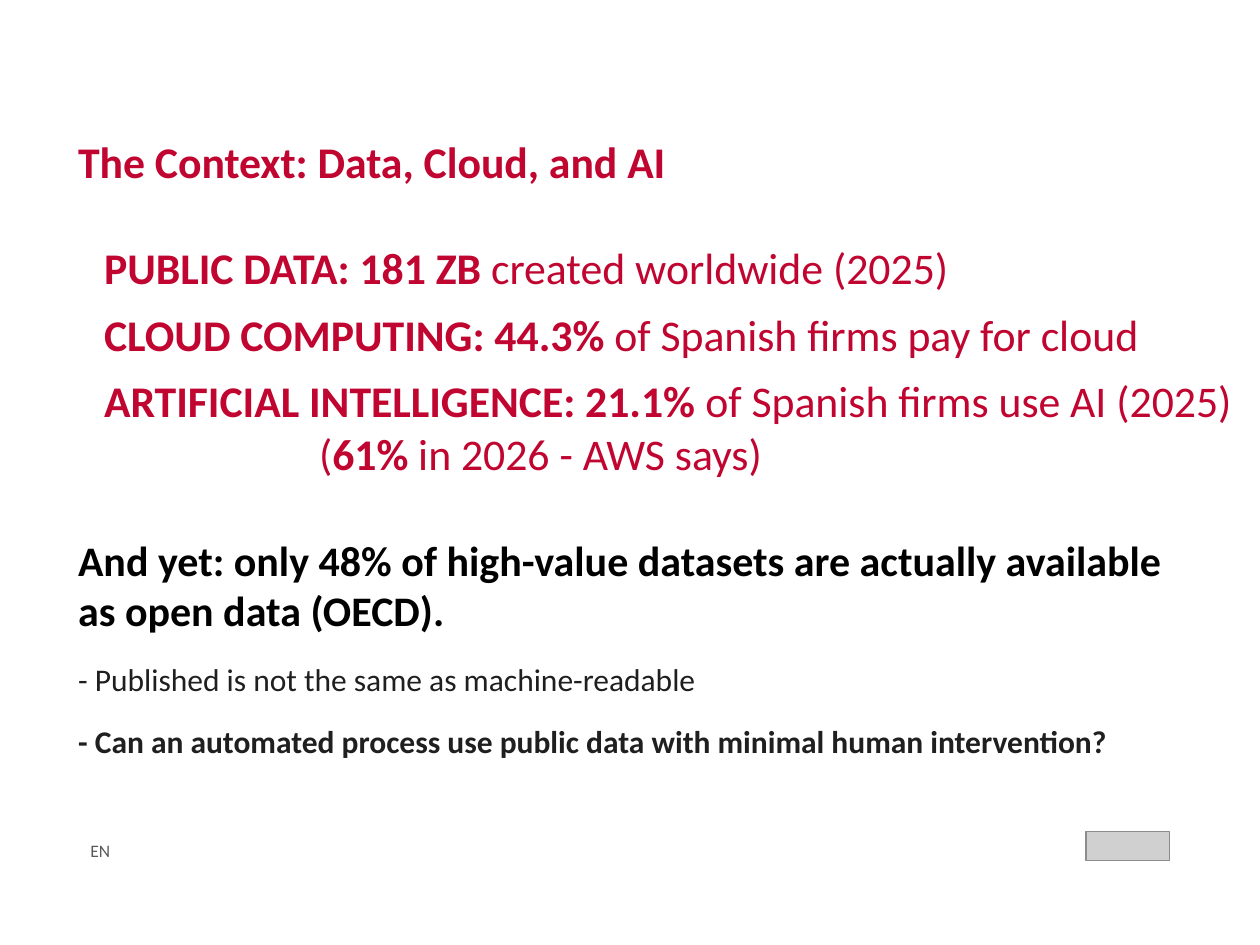
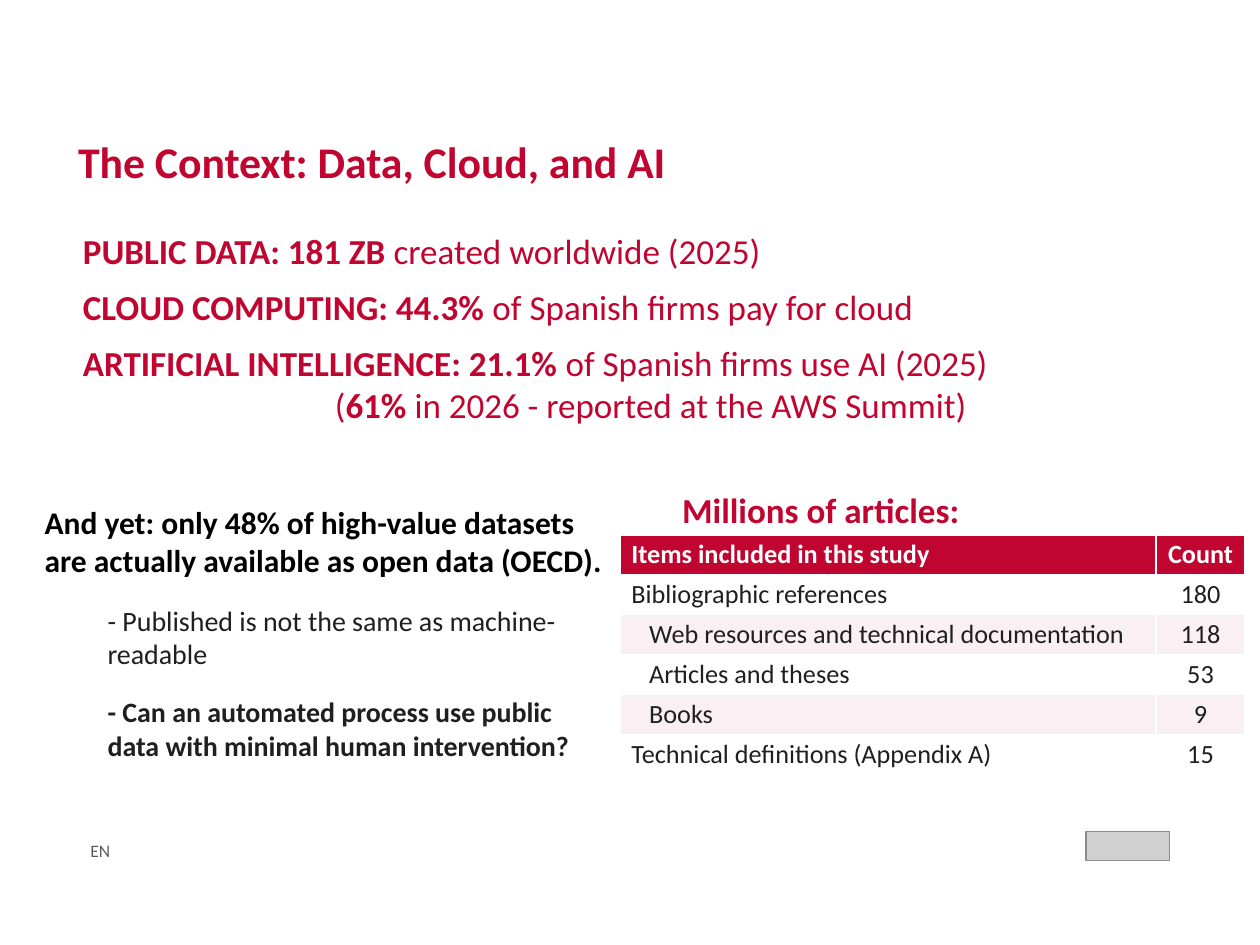
Before and after one commit to crismo04/TFM-cloud-soliutions-to-public-data, a slide deck: slide 3 of master's thesis/TFM_MII_Cloud_AI_PublicData_MolinaCristian_2026.pptx (slide 2 before the commit). Drawn at 1260x945 pixels with LibreOffice and Linux fonts; fonts in the diff are those of the drawing; grey boxes stand for pictures; background and template pictures are left out. Boxes give left, top, right and bottom in pixels: in the first picture for what was removed or moved away, otherwise in the second. Text is boxed around its words. In the diff, an @@ line names an element or a change of style, - is before the commit and + after.

```diff
--- a/master's thesis/TFM_MII_Cloud_AI_PublicData_MolinaCristian_2026.pptx
+++ b/master's thesis/TFM_MII_Cloud_AI_PublicData_MolinaCristian_2026.pptx
@@ text at (x1=83, y1=238, x2=913, y2=326): size 25 to 20 pt in "PUBLIC DATA: 181 ZB created worldwide (2025)", "CLOUD COMPUTING: 44.3% of Spanish firms pay ..." @@
@@ text "PUBLIC DATA: 181 ZB created ..." moved from (x1=104, y1=252, x2=1231, y2=477) to (x1=83, y1=238, x2=987, y2=424) @@
@@ text at (x1=83, y1=350, x2=987, y2=424): text changed; size 25 to 20 pt @@
-ARTIFICIAL INTELLIGENCE: 21.1% of Spanish firms use AI (2025) (61% in 2026 - AWS says)
+ARTIFICIAL INTELLIGENCE: 21.1% of Spanish firms use AI (2025) (61% in 2026 - reported at the AWS Summit)
@@ text "And yet: only 48% of ..." moved from (x1=78, y1=546, x2=1161, y2=758) to (x1=45, y1=512, x2=601, y2=757) @@
@@ text "And yet: only 48% of ..." at (x1=45, y1=512, x2=601, y2=757): size 24 to 18 pt in "And yet: only 48% of high-value datasets ..."; size 18 to 16 pt in "- Published is not the same as ...", "- Can an automated process use public ..."; list level 1 to 2 in "- Published is not the ..."; list level 1 to 2 in "- Can an automated process ..." @@
@@ text added at (x1=682, y1=498, x2=959, y2=524), 20 pt, text #C00530, bold @@
+Millions of articles:
@@ table added at (x1=620, y1=534, x2=1245, y2=774), 6 rows, 2 columns @@
+Items included in this study | Count
+Bibliographic references | 180
+Web resources and technical documentation | 118
+Articles and theses | 53
+Books | 9
+Technical definitions (Appendix A) | 15
```
Also in this commit, not shown: 14 other slides changed, 2 slides added, 7 slides removed, 1 other file.
